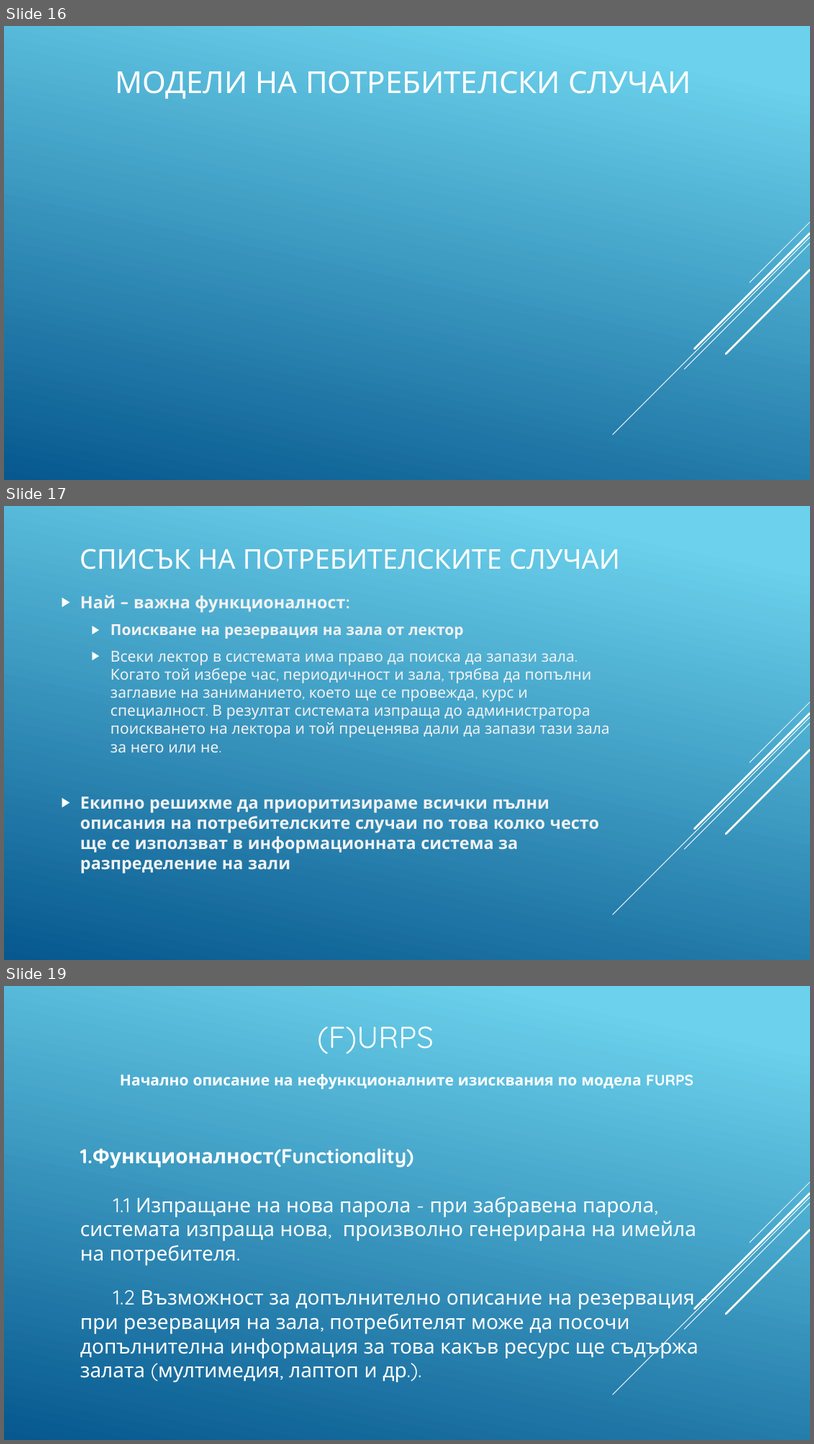
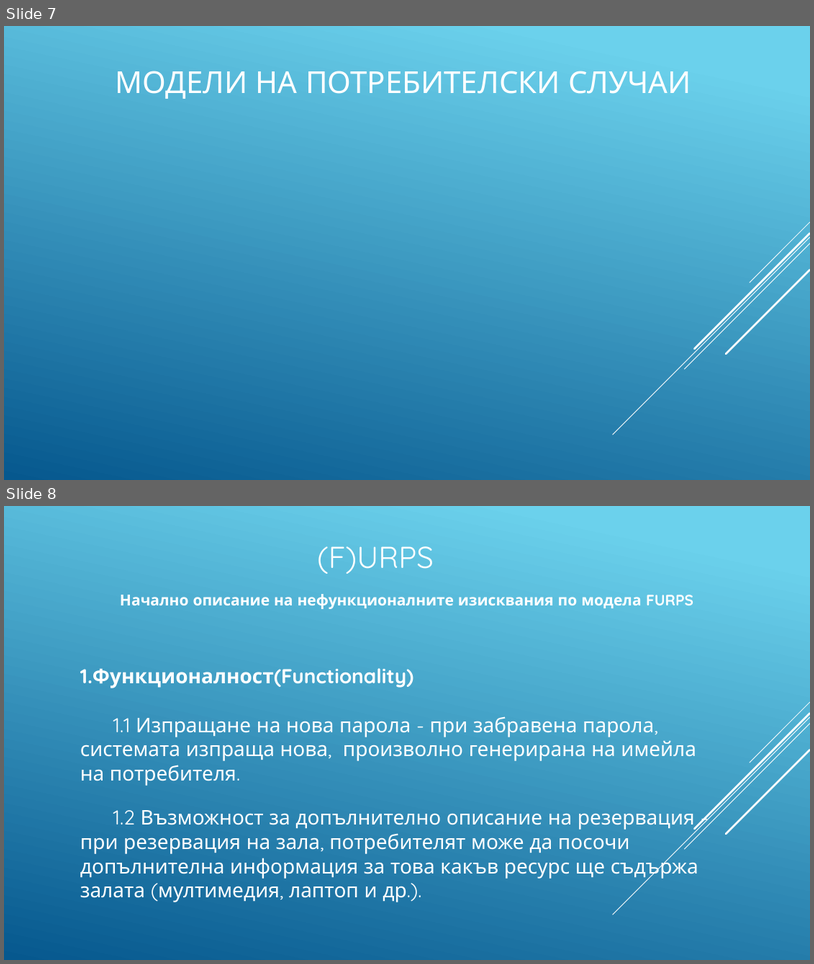
Before and after one commit to AlexanderTankov/APIS, a slide deck: APIS_2.1.pptx. Shown one above the other, each under a label of ours: slides 16, 17 and 19 before the commit, slides 7 and 8 after it; the slides between them are not shown. The pictures are 814x1444 and 814x964 pixels, drawn with LibreOffice and Linux fonts; fonts in the diff are those of the drawing; background and template pictures are left out. Boxes give left, top, right and bottom in pixels: in the first picture for what was removed or moved away, otherwise in the second. Text is boxed around its words. In the diff, an @@ line names an element or a change of style, - is before the commit and + after.

```diff
--- a/APIS_2.1.pptx
+++ b/APIS_2.1.pptx
@@ slide 17 removed at (4,506,810,960), background gradient #6ED2EB to #06588E; not listed: 5 template elements that a slide beside it also shows @@
@@ title removed at (80,548,620,569) @@
-СПИСЪК НА ПОТРЕБИТЕЛСКИТЕ СЛУЧАИ
@@ text removed at (80,595,610,873) @@
-▶ Най – важна функционалност:
-  ▶ Поискване на резервация на зала от лектор
-  ▶ Всеки лектор в системата има право да поиска да запази зала. Когато той избере час, периодичност и зала, трябва да попълни заглавие на заниманието, което ще се провежда, курс и специалност. В резултат системата изпраща до администратора поискването на лектора и той преценява дали да запази тази зала за него или не.
-▶ Екипно решихме да приоритизираме всички пълни описания на потребителските случаи по това колко често ще се използват в информационната система за разпределение на зали
@@ what was slide 16 is now slide 7 @@
@@ what was slide 19 is now slide 8 @@
```
Also in this commit, not shown: 1 slide changed, 4 slides added, 1 other slide removed.
